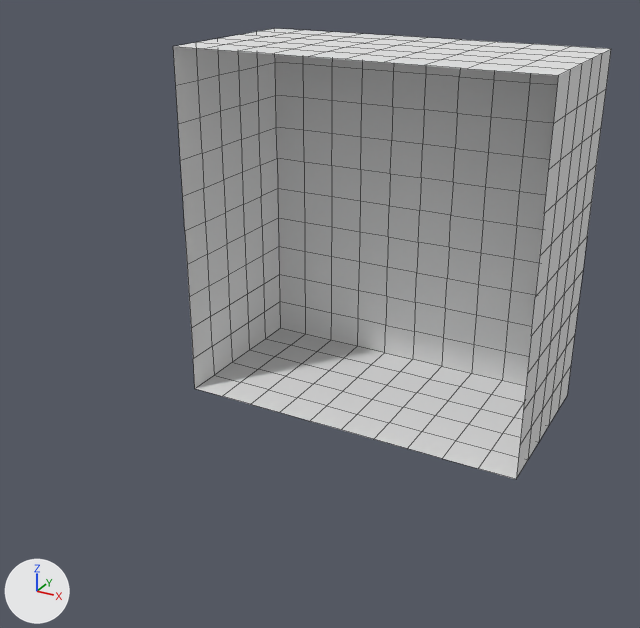
An edit to the FBX model Assets/You will die here/Models/Floor.fbx, drawn before and after from the same camera.
Camera for both pictures: a 50 mm lens placed at (97808.0, -240097.0, 78829.0), pointed at (-2558.0, -57613.0, -12413.0). Every picture has the same lights, and +X, +Y and +Z are marked at lower left. Mesh edges are drawn as thin lines. Where no turn or scale is listed for an object, it has been applied to the vertices.

Names of what the first picture shows: 'Floor'.
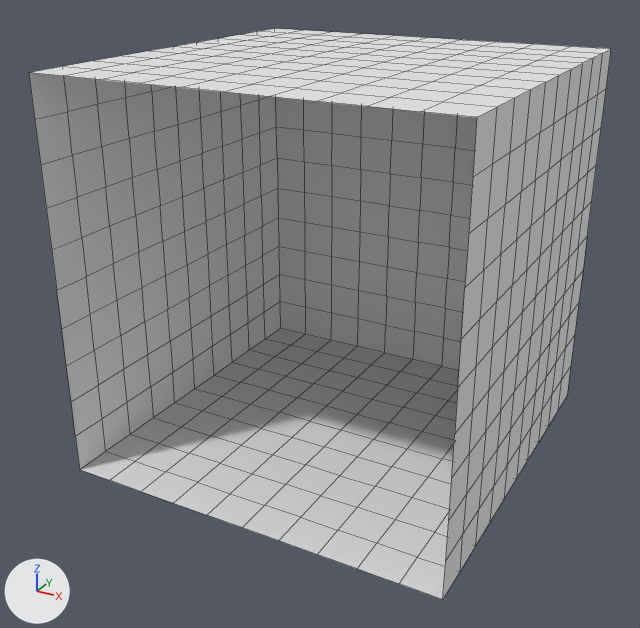
The edits, one by one:
me_floor is used by ob_floor; location (0.0, 0.0, 0.0).
me_floor had 321 vertices, 300 faces and spanned x -50000.0..50000.0, y -50000.0..0.0, z -50000.0..50000.0.
me_floor now has 521 vertices, 500 faces and spans x -50000.0..50000.0, y -100000.0..0.0, z -50000.0..50000.0.
Part 1, on me_floor:
40 new vertices lie (0.0, -10000.0, 0.0) away from vertices in x -50000.0..50000.0, y -50000.0, z -50000.0..50000.0.
40 new vertices lie (0.0, -10000.0, 0.0) away from vertices in x -50000.0..50000.0, y -60000.0, z -50000.0..50000.0.
40 new vertices lie (0.0, -10000.0, 0.0) away from vertices in x -50000.0..50000.0, y -70000.0, z -50000.0..50000.0.
40 new vertices lie (0.0, -10000.0, 0.0) away from vertices in x -50000.0..50000.0, y -80000.0, z -50000.0..50000.0.
40 new vertices lie (0.0, -10000.0, 0.0) away from vertices in x -50000.0..50000.0, y -90000.0, z -50000.0..50000.0.
200 new faces join them, mat_underfloor (white #e7e7e7).

Boxes (x1, y1, x2, y2) around the edits, measured in the pictures (640 x 628 px):
'Floor', reshaped (33% wider, 27% taller): before (173, 28, 611, 479); after (29, 28, 611, 599)
part 1 of me_floor, added: after (29, 47, 559, 599)
